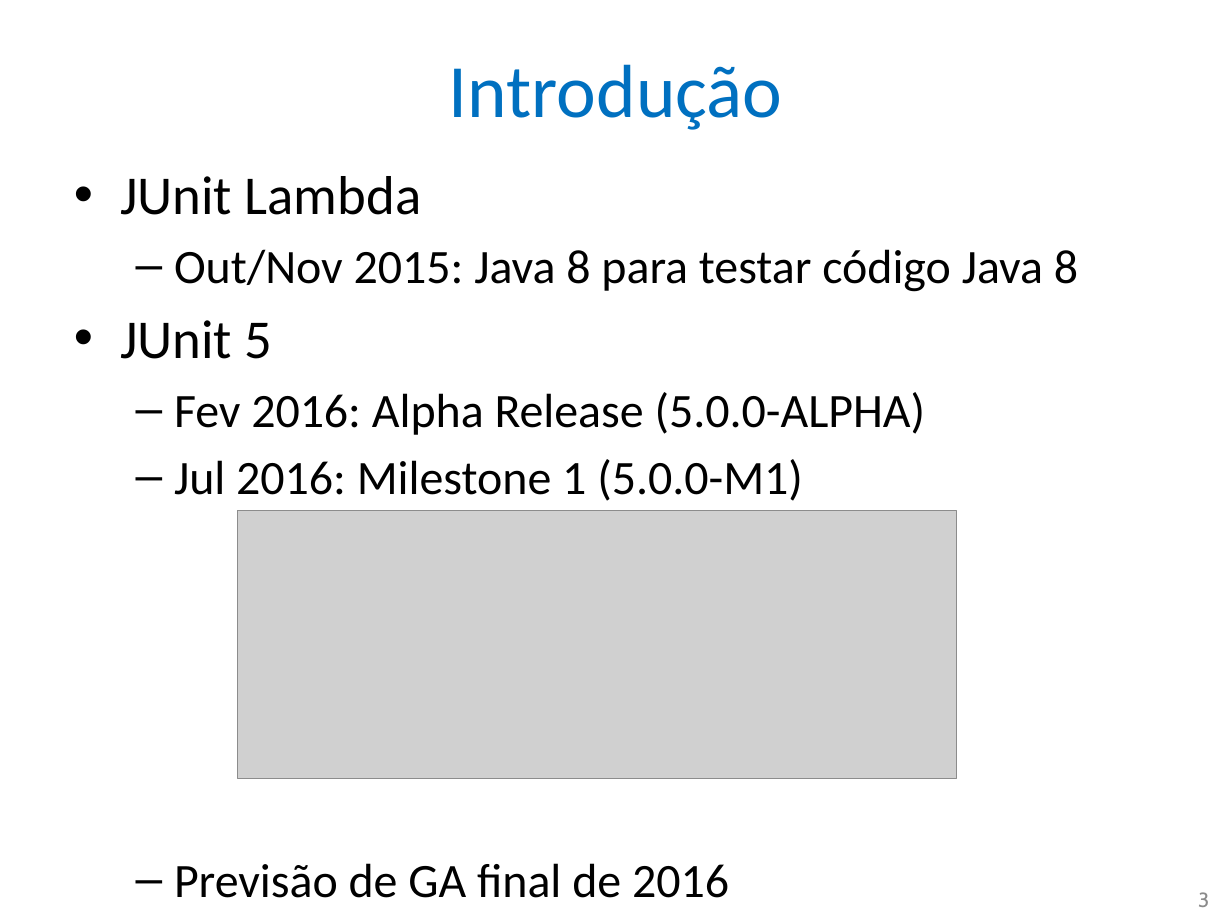
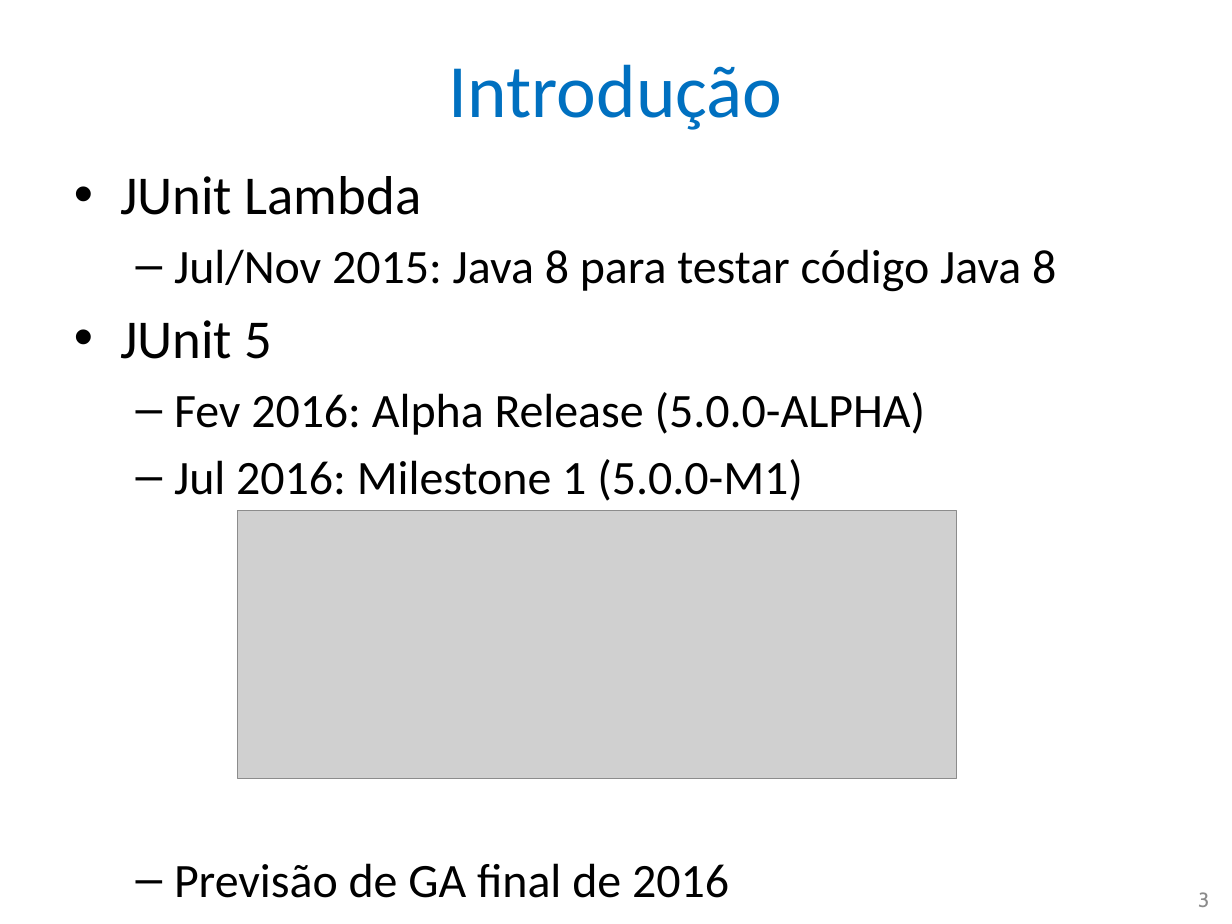
Before and after one commit to nascimentolwtn/INPE-CAP-385_DesenvolvimentoFrameworks, a slide deck: slide 3 of CAP385-00-Presentations/02-JUnit 5/02-JUnit 5.pptx. Drawn at 1232x924 pixels with LibreOffice and Linux fonts; fonts in the diff are those of the drawing; grey boxes stand for pictures. Boxes give left, top, right and bottom in pixels: in the first picture for what was removed or moved away, otherwise in the second. Text is boxed around its words. In the diff, an @@ line names an element or a change of style, - is before the commit and + after.

```diff
--- a/CAP385-00-Presentations/02-JUnit 5/02-JUnit 5.pptx
+++ b/CAP385-00-Presentations/02-JUnit 5/02-JUnit 5.pptx
@@ text at bbox=[174, 249, 1056, 292]: text changed @@
-  – Out/Nov 2015: Java 8 para testar código Java 8
+  – Jul/Nov 2015: Java 8 para testar código Java 8
```
Also in this commit, not shown: 6 other files.
